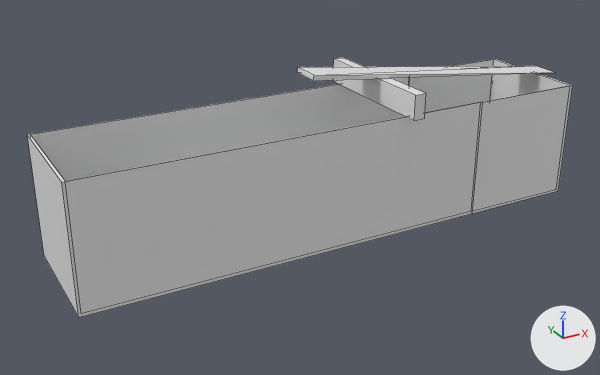
Renders of the Blender file blender/road/road_segments_v3_no_floor.blend from each side of a commit.
Rendered twice from a 50 mm lens placed at (-65.6, -58.2, 24.4), pointed at (-30.3, 5.9, -7.6). The lights are fixed; the arrows at lower right show +X, +Y and +Z. The first picture is the older version. Mesh edges are drawn as thin lines. The same objects are shown in both versions, whatever each file hides.

Script lines for the objects in view, before the commit:
```python
me_cube_009 = bpy.data.meshes.new('Cube.009')
me_cube_009.from_pydata(...)  # 52 vertices, 34 faces; spans x -53.8..0.0, y -1.2..12.9, z -11.8..3.8
ob_rampe = bpy.data.objects.new('rampe', me_cube_009)
ob_rampe.location = (0.0, 0.0, 0.0)
```
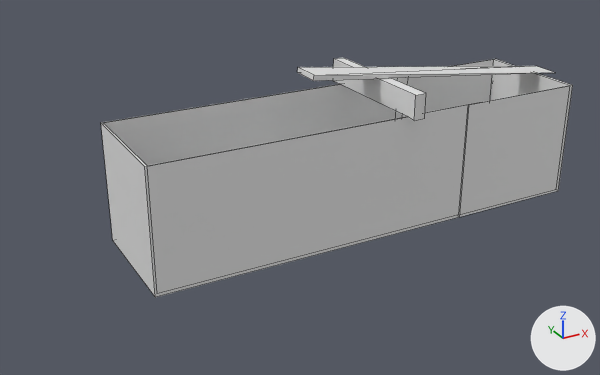
Scene script edits in JSON lines:
```json
{"block": "me_cube_009", "where": "# used by ob_rampe; location = (0.0, 0.0, 0.0)"}
{"op": "remove", "block": "me_cube_009", "code": "me_cube_009.from_pydata(...)  # 52 vertices, 34 faces; spans x -53.8..0.0, y -1.2..12.9, z -11.8..3.8"}
{"op": "add", "block": "me_cube_009", "code": "me_cube_009.from_pydata(...)  # 52 vertices, 34 faces; spans x -47.3..0.0, y -1.2..12.9, z -11.8..3.8"}
{"block": "me_cube_009", "change": "me_cube_009 part 1: 19 of the vertices in x -53.8..-13.8, y 0.0..11.8, z -11.8..0.0 are scaled about their middle by (0.8, 1, 1), then moved by (2.4, 0.0, 0.0)"}
```

Pixel boxes (x1, y1, x2, y2) of what changed, in the pictures (600 x 375 px; the box of a moved part takes in the faces that stretch with it):
```json
{"object": "rampe", "change": "reshaped", "before": [27, 58, 573, 317], "after": [101, 58, 573, 297], "on screen": "14% narrower, 8% shorter"}
{"part": 1, "of": "me_cube_009", "change": "moved or reshaped", "before": [27, 65, 486, 317], "after": [101, 65, 486, 297]}
```
